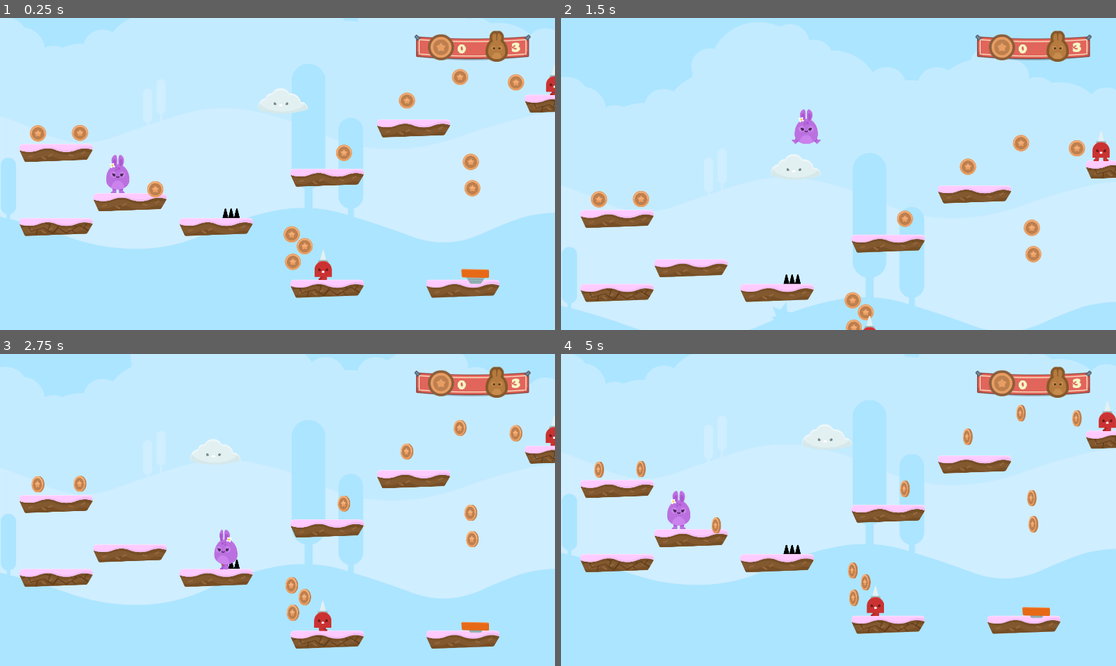
Above: before the commit, frames 1-4 (two rows, left to right).
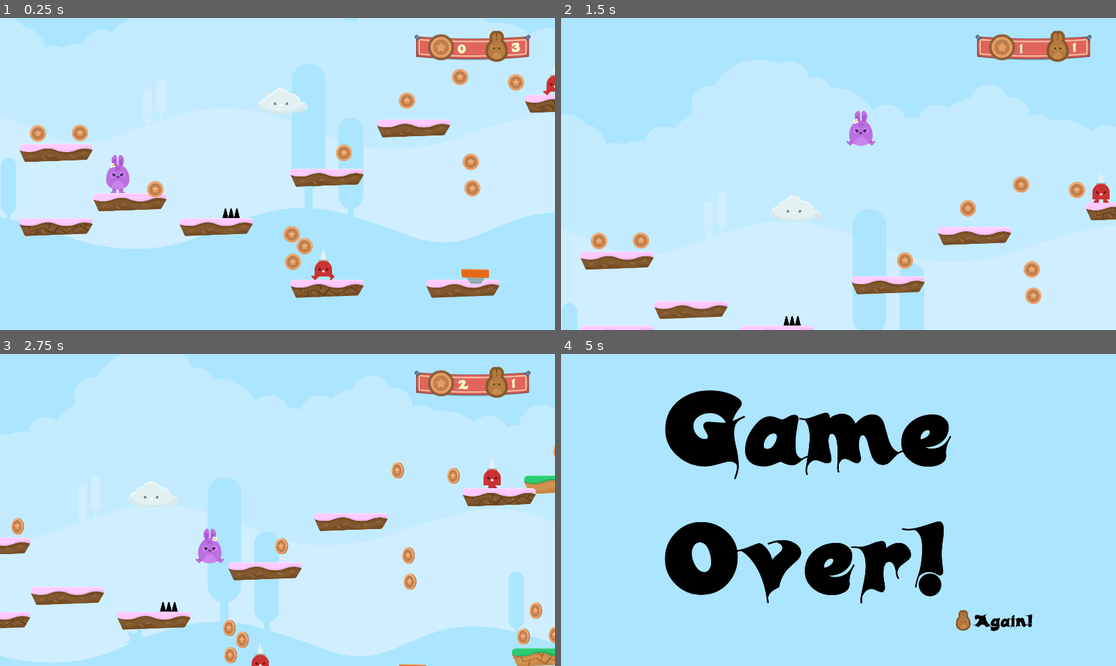
Above: after the commit, the same moments.

Repository: DiscoveringGodot/3_Hoppy_Days
Game: Godot game, scene res://Level 1.tscn
The game is run twice, just before and just after one commit, with the same random seed, the same clock (stepped at 60 frames per second) and the same inputs.
Inputs (mouse positions are in pixels of both pictures, inside the frame that each line leads up to):
- Up to frame 1 (0.25 s): no input
- Up to frame 2 (1.5 s): hold Right (ui_right) from 0.53 s (still down); tap Up (ui_up) at 0.77 s
- Up to frame 3 (2.75 s): tap Up (ui_up) at 1.52 s; release Right (ui_right) at 2.03 s; hold Left (ui_left) from 2.03 s (still down)
- Up to frame 4 (5 s): release Left (ui_left) at 2.78 s; hold Right (ui_right) 2.78-4.25 s; tap Up (ui_up) at 3.02, 3.77 s; click (960, 619) at 4.25 s, where only the run before the commit has a clickable "Again!"

The runs differ from the first frame. In frame 1, 0.1% of the frame differs, in the area x 56-100%, y 18-85%; in frame 2, 15%; in frame 3, 29%; in frame 4, 45%, in the area x 0-100%, y 4-90%.

Commit message:
Changed my mind and put friction back

Diff:
--- a/Level 1.tscn
+++ b/Level 1.tscn
@@ -97,193 +97,183 @@
 
 [node name="Coins" type="Node2D" parent="." index="3"]
 
+[node name="Coin" parent="Coins" index="0" instance=ExtResource( 5 )]
+
+position = Vector2( 705.815, 360.76 )
+
+[node name="Coin2" parent="Coins" index="1" instance=ExtResource( 5 )]
+
+position = Vector2( 1414.35, 595.079 )
+
+[node name="Coin3" parent="Coins" index="2" instance=ExtResource( 5 )]
+
+position = Vector2( 1481.3, 656.448 )
+
+[node name="Coin4" parent="Coins" index="3" instance=ExtResource( 5 )]
+
+position = Vector2( 1419.93, 737.344 )
+
+[node name="Coin5" parent="Coins" index="4" instance=ExtResource( 5 )]
+
+position = Vector2( 315.284, 67.8613 )
+
+[node name="Coin6" parent="Coins" index="5" instance=ExtResource( 5 )]
+
+position = Vector2( 97.7018, 70.6508 )
+
+[node name="Coin7" parent="Coins" index="6" instance=ExtResource( 5 )]
+
+position = Vector2( 1684.93, 171.073 )
+
+[node name="Coin8" parent="Coins" index="7" instance=ExtResource( 5 )]
+
+position = Vector2( 2011.31, -99.5095 )
+
+[node name="Coin9" parent="Coins" index="8" instance=ExtResource( 5 )]
+
+position = Vector2( 2287.47, -222.248 )
+
+[node name="Coin10" parent="Coins" index="9" instance=ExtResource( 5 )]
+
+position = Vector2( 2577.58, -194.353 )
+
+[node name="Coin11" parent="Coins" index="10" instance=ExtResource( 5 )]
+
+position = Vector2( 2351.63, 355.181 )
+
+[node name="Coin12" parent="Coins" index="11" instance=ExtResource( 5 )]
+
+position = Vector2( 2343.26, 218.495 )
+
+[node name="Coin13" parent="Coins" index="12" instance=ExtResource( 5 )]
+
+position = Vector2( 2940.21, 639.711 )
+
+[node name="Coin14" parent="Coins" index="13" instance=ExtResource( 5 )]
+
+position = Vector2( 3004.37, 505.815 )
+
+[node name="Coin15" parent="Coins" index="14" instance=ExtResource( 5 )]
+
+position = Vector2( 3104.8, 631.343 )
+
+[node name="Coin16" parent="Coins" index="15" instance=ExtResource( 5 )]
+
+position = Vector2( 3484.17, 441.656 )
+
+[node name="Coin17" parent="Coins" index="16" instance=ExtResource( 5 )]
+
+position = Vector2( 3584.59, 374.708 )
+
+[node name="Coin18" parent="Coins" index="17" instance=ExtResource( 5 )]
+
+position = Vector2( 3687.8, 447.235 )
+
+[node name="Coin19" parent="Coins" index="18" instance=ExtResource( 5 )]
+
+position = Vector2( 3590.17, 469.551 )
+
+[node name="Coin20" parent="Coins" index="19" instance=ExtResource( 5 )]
+
+position = Vector2( 4011.39, 177.353 )
+
+[node name="Coin21" parent="Coins" index="20" instance=ExtResource( 5 )]
+
+position = Vector2( 4430.05, 602.194 )
+
+[node name="Coin22" parent="Coins" index="21" instance=ExtResource( 5 )]
+
+position = Vector2( 3127.21, -323.558 )
+
+[node name="Coin23" parent="Coins" index="22" instance=ExtResource( 5 )]
+
+position = Vector2( 4557.84, -448.786 )
+
+[node name="Coin24" parent="Coins" index="23" instance=ExtResource( 5 )]
+
+position = Vector2( 5077.72, -1.00183 )
+
+[node name="Coin25" parent="Coins" index="24" instance=ExtResource( 5 )]
+
+position = Vector2( 5275.05, 177.353 )
+
+[node name="Coin26" parent="Coins" index="25" instance=ExtResource( 5 )]
+
+position = Vector2( 5836.68, -8.59137 )
+
+[node name="Coin27" parent="Coins" index="26" instance=ExtResource( 5 )]
+
+position = Vector2( 5882.22, 435.398 )
+
+[node name="Coin28" parent="Coins" index="27" instance=ExtResource( 5 )]
+
+position = Vector2( 6595.64, 260.838 )
+
+[node name="Coin29" parent="Coins" index="28" instance=ExtResource( 5 )]
+
+position = Vector2( 6660.15, 184.942 )
+
+[node name="Coin30" parent="Coins" index="29" instance=ExtResource( 5 )]
+
+position = Vector2( 6758.81, 93.8677 )
+
+[node name="Coin31" parent="Coins" index="30" instance=ExtResource( 5 )]
+
+position = Vector2( 7138.29, -38.9496 )
+
+[node name="Coin32" parent="Coins" index="31" instance=ExtResource( 5 )]
+
+position = Vector2( 6887.83, -16.181 )
+
+[node name="Coin33" parent="Coins" index="32" instance=ExtResource( 5 )]
+
+position = Vector2( 6204.77, -600.577 )
+
+[node name="Coin34" parent="Coins" index="33" instance=ExtResource( 5 )]
+
+position = Vector2( 6098.52, -653.704 )
+
+[node name="Coin35" parent="Coins" index="34" instance=ExtResource( 5 )]
+
+position = Vector2( 5973.29, -672.678 )
+
+[node name="Coin36" parent="Coins" index="35" instance=ExtResource( 5 )]
+
+position = Vector2( 5840.48, -668.883 )
+
+[node name="Coin37" parent="Coins" index="36" instance=ExtResource( 5 )]
+
+position = Vector2( 5768.37, -638.525 )
+
+[node name="Coin38" parent="Coins" index="37" instance=ExtResource( 5 )]
+
+position = Vector2( 5662.12, -615.756 )
+
+[node name="NPCs" type="Node2D" parent="." index="4"]
+
+[node name="NPC_Cloud" parent="NPCs" index="0" instance=ExtResource( 6 )]
+
+position = Vector2( 1417.37, -98.184 )
+
+[node name="NPC_Cloud2" parent="NPCs" index="1" instance=ExtResource( 6 )]
+
+position = Vector2( 3770.13, -587.711 )
+
+[node name="NPC_SpkieMan" parent="NPCs" index="2" instance=ExtResource( 7 )]
+
+position = Vector2( 1600.45, 755.259 )
+
+[node name="Area2D" parent="NPCs/NPC_SpkieMan" index="0"]
+
 editor/display_folded = true
 
-[node name="Coin" parent="Coins" index="0" instance=ExtResource( 5 )]
-
-position = Vector2( 705.815, 360.76 )
-
-[node name="Coin2" parent="Coins" index="1" instance=ExtResource( 5 )]
-
-position = Vector2( 1414.35, 595.079 )
-
-[node name="Coin3" parent="Coins" index="2" instance=ExtResource( 5 )]
-
-position = Vector2( 1481.3, 656.448 )
-
-[node name="Coin4" parent="Coins" index="3" instance=ExtResource( 5 )]
-
-position = Vector2( 1419.93, 737.344 )
-
-[node name="Coin5" parent="Coins" index="4" instance=ExtResource( 5 )]
-
-position = Vector2( 315.284, 67.8613 )
-
-[node name="Coin6" parent="Coins" index="5" instance=ExtResource( 5 )]
-
-position = Vector2( 97.7018, 70.6508 )
-
-[node name="Coin7" parent="Coins" index="6" instance=ExtResource( 5 )]
-
-position = Vector2( 1684.93, 171.073 )
-
-[node name="Coin8" parent="Coins" index="7" instance=ExtResource( 5 )]
-
-position = Vector2( 2011.31, -99.5095 )
-
-[node name="Coin9" parent="Coins" index="8" instance=ExtResource( 5 )]
-
-position = Vector2( 2287.47, -222.248 )
-
-[node name="Coin10" parent="Coins" index="9" instance=ExtResource( 5 )]
-
-position = Vector2( 2577.58, -194.353 )
-
-[node name="Coin11" parent="Coins" index="10" instance=ExtResource( 5 )]
-
-position = Vector2( 2351.63, 355.181 )
-
-[node name="Coin12" parent="Coins" index="11" instance=ExtResource( 5 )]
-
-position = Vector2( 2343.26, 218.495 )
-
-[node name="Coin13" parent="Coins" index="12" instance=ExtResource( 5 )]
-
-position = Vector2( 2940.21, 639.711 )
-
-[node name="Coin14" parent="Coins" index="13" instance=ExtResource( 5 )]
-
-position = Vector2( 3004.37, 505.815 )
-
-[node name="Coin15" parent="Coins" index="14" instance=ExtResource( 5 )]
-
-position = Vector2( 3104.8, 631.343 )
-
-[node name="Coin16" parent="Coins" index="15" instance=ExtResource( 5 )]
-
-position = Vector2( 3484.17, 441.656 )
-
-[node name="Coin17" parent="Coins" index="16" instance=ExtResource( 5 )]
-
-position = Vector2( 3584.59, 374.708 )
-
-[node name="Coin18" parent="Coins" index="17" instance=ExtResource( 5 )]
-
-position = Vector2( 3687.8, 447.235 )
-
-[node name="Coin19" parent="Coins" index="18" instance=ExtResource( 5 )]
-
-position = Vector2( 3590.17, 469.551 )
-
-[node name="Coin20" parent="Coins" index="19" instance=ExtResource( 5 )]
-
-position = Vector2( 4011.39, 177.353 )
-
-[node name="Coin21" parent="Coins" index="20" instance=ExtResource( 5 )]
-
-position = Vector2( 4430.05, 602.194 )
-
-[node name="Coin22" parent="Coins" index="21" instance=ExtResource( 5 )]
-
-position = Vector2( 3127.21, -323.558 )
-
-[node name="Coin23" parent="Coins" index="22" instance=ExtResource( 5 )]
-
-position = Vector2( 4557.84, -448.786 )
-
-[node name="Coin24" parent="Coins" index="23" instance=ExtResource( 5 )]
-
-position = Vector2( 5077.72, -1.00183 )
-
-[node name="Coin25" parent="Coins" index="24" instance=ExtResource( 5 )]
-
-position = Vector2( 5275.05, 177.353 )
-
-[node name="Coin26" parent="Coins" index="25" instance=ExtResource( 5 )]
-
-position = Vector2( 5836.68, -8.59137 )
-
-[node name="Coin27" parent="Coins" index="26" instance=ExtResource( 5 )]
-
-position = Vector2( 5882.22, 435.398 )
-
-[node name="Coin28" parent="Coins" index="27" instance=ExtResource( 5 )]
-
-position = Vector2( 6595.64, 260.838 )
-
-[node name="Coin29" parent="Coins" index="28" instance=ExtResource( 5 )]
-
-position = Vector2( 6660.15, 184.942 )
-
-[node name="Coin30" parent="Coins" index="29" instance=ExtResource( 5 )]
-
-position = Vector2( 6758.81, 93.8677 )
-
-[node name="Coin31" parent="Coins" index="30" instance=ExtResource( 5 )]
-
-position = Vector2( 7138.29, -38.9496 )
-
-[node name="Coin32" parent="Coins" index="31" instance=ExtResource( 5 )]
-
-position = Vector2( 6887.83, -16.181 )
-
-[node name="Coin33" parent="Coins" index="32" instance=ExtResource( 5 )]
-
-position = Vector2( 6204.77, -600.577 )
-
-[node name="Coin34" parent="Coins" index="33" instance=ExtResource( 5 )]
-
-position = Vector2( 6098.52, -653.704 )
-
-[node name="Coin35" parent="Coins" index="34" instance=ExtResource( 5 )]
-
-position = Vector2( 5973.29, -672.678 )
-
-[node name="Coin36" parent="Coins" index="35" instance=ExtResource( 5 )]
-
-position = Vector2( 5840.48, -668.883 )
-
-[node name="Coin37" parent="Coins" index="36" instance=ExtResource( 5 )]
-
-position = Vector2( 5768.37, -638.525 )
-
-[node name="Coin38" parent="Coins" index="37" instance=ExtResource( 5 )]
-
-position = Vector2( 5662.12, -615.756 )
-
-[node name="NPCs" type="Node2D" parent="." index="4"]
-
-[node name="NPC_Cloud" parent="NPCs" index="0" instance=ExtResource( 6 )]
-
-position = Vector2( 1417.37, -98.184 )
-
-[node name="NPC_Cloud2" parent="NPCs" index="1" instance=ExtResource( 6 )]
-
-position = Vector2( 3770.13, -587.711 )
-
-[node name="NPC_SpkieMan" parent="NPCs" index="2" instance=ExtResource( 7 )]
-
-position = Vector2( 1600.45, 755.259 )
-
-[node name="Area2D" parent="NPCs/NPC_SpkieMan" index="0"]
+[node name="NPC_SpkieMan2" parent="NPCs" index="3" instance=ExtResource( 7 )]
+
+position = Vector2( 2802.8, -206 )
+
+[node name="Area2D" parent="NPCs/NPC_SpkieMan2" index="0"]
 
 editor/display_folded = true
-
-[node name="AnimatedSprite" parent="NPCs/NPC_SpkieMan/Area2D" index="1"]
-
-frame = 0
-
-[node name="NPC_SpkieMan2" parent="NPCs" index="3" instance=ExtResource( 7 )]
-
-position = Vector2( 2802.8, -206 )
-
-[node name="Area2D" parent="NPCs/NPC_SpkieMan2" index="0"]
-
-editor/display_folded = true
-
-[node name="AnimatedSprite" parent="NPCs/NPC_SpkieMan2/Area2D" index="1"]
-
-frame = 0
 
 [node name="AnimationPlayer" parent="NPCs/NPC_SpkieMan2" index="1"]
 
@@ -307,6 +297,12 @@
 
 position = Vector2( 7331.85, -95.6841 )
 
+[connection signal="coin_up" from="Player" to="Player/Camera2D" method="_on_Player_coin_up"]
+
+[connection signal="life_down" from="Player" to="Player/Camera2D" method="_on_Player_life_down"]
+
+[connection signal="life_up" from="Player" to="Player/Camera2D" method="_on_Player_life_up"]
+
 [connection signal="body_shape_entered" from="Spikes/SpikesTop" to="Player" method="take_damage"]
 
 [connection signal="Coin_Pickup" from="Coins/Coin" to="Player" method="_on_Coin_Coin_Pickup"]
--- a/scripts/Player.gd
+++ b/scripts/Player.gd
@@ -1,6 +1,6 @@
 extends KinematicBody2D
 
-const SPEED = 700
+const SPEED = 1000
 const GRAVITY = 40
 const JUMP_HEIGHT = -1750
 const JUMP_BOOST = 2
@@ -33,16 +33,16 @@
 
 func run():
 	input = float(Input.is_action_pressed("ui_right")) - float(Input.is_action_pressed("ui_left"))
-	if input == 0:
+	current_animation = "walk"
+	if input >0:
+		$Animation.flip_h = false
+		motion.x = SPEED*input
+	elif input <0:
+		$Animation.flip_h = true
+		motion.x = SPEED*input
+	else:
 		current_animation = "idle"
-	elif input >0:
-		$Animation.flip_h = false
-		current_animation = "walk"
-	else:
-		$Animation.flip_h = true
-		current_animation = "walk"
-
-	motion.x = SPEED*input
+		motion.x = lerp(motion.x,0,0.2)
 
 func jump():
 	if is_on_floor() == true:
